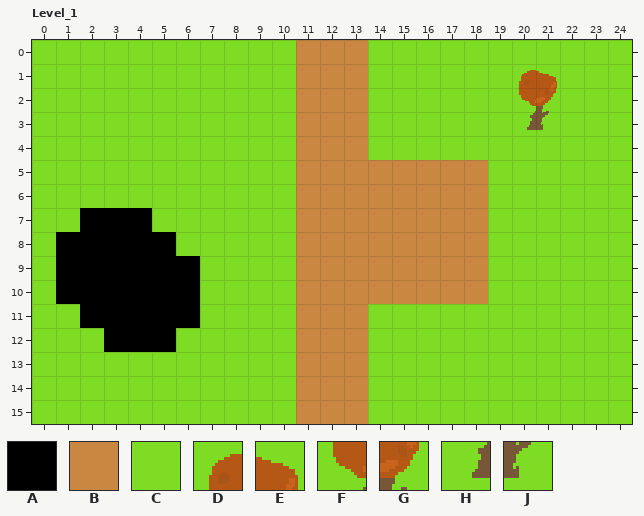
LDtk project -- TopDownGame/assets/TiledMap/map.ldtk. Above, as it was before the edit.
Cells are 16x16 px. Shown: Level_1 x 0..24, y 0..15. The commit also changed other parts of the map, which this record leaves out.
Key: from "Col": A 1 "_"; from "Tiles": B 0, C 1, D 1 under 10, E 1 under 11, F 1 under 15, G 1 under 16, H 1 under 20, J 1 under 21.
_ is an empty cell, # one hidden under a higher layer.
Layer "Tiles" before, first column x 0:
 0 CCCCCCCCCCCBBBCCCCCCCCCCC
 1 CCCCCCCCCCCBBBCCCCCCDECCC
 2 CCCCCCCCCCCBBBCCCCCCFGCCC
 3 CCCCCCCCCCCBBBCCCCCCHJCCC
 4 CCCCCCCCCCCBBBCCCCCCCCCCC
 5 CCCCCCCCCCCBBBBBBBBCCCCCC
 6 CCCCCCCCCCCBBBBBBBBCCCCCC
 7 CC###CCCCCCBBBBBBBBCCCCCC
 8 C#####CCCCCBBBBBBBBCCCCCC
 9 C######CCCCBBBBBBBBCCCCCC
10 C######CCCCBBBBBBBBCCCCCC
11 CC#####CCCCBBBCCCCCCCCCCC
12 CCC###CCCCCBBBCCCCCCCCCCC
13 CCCCCCCCCCCBBBCCCCCCCCCCC
14 CCCCCCCCCCCBBBCCCCCCCCCCC
15 CCCCCCCCCCCBBBCCCCCCCCCCC
Layer "Col" before, first column x 0:
 0 _________________________
 1 _________________________
 2 _________________________
 3 _________________________
 4 _________________________
 5 _________________________
 6 _________________________
 7 __AAA____________________
 8 _AAAAA___________________
 9 _AAAAAA__________________
10 _AAAAAA__________________
11 __AAAAA__________________
12 ___AAA___________________
13 _________________________
14 _________________________
15 _________________________
Now the later version:
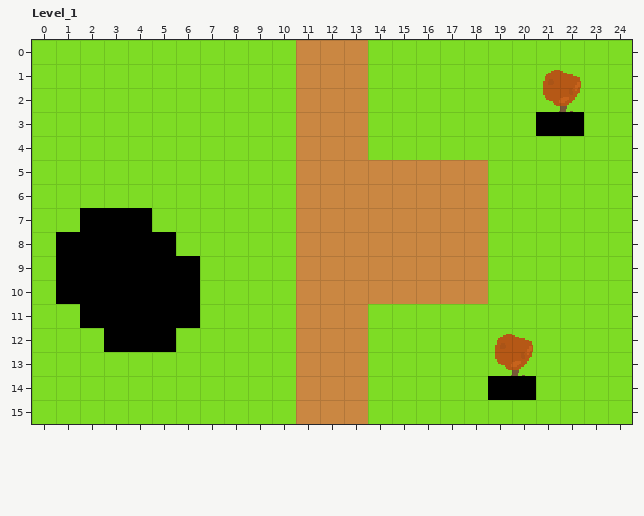
Changes in this commit:
{"where": "layer \"Tiles\""}
{"y":1,"x":20,"old":"DEC","new":"CDE"}
{"y":2,"x":20,"old":"FGC","new":"CFG"}
{"y":3,"x":20,"old":"HJC","new":"C##"}
{"y":12,"x":19,"old":"CC","new":"DE"}
{"y":13,"x":19,"old":"CC","new":"FG"}
{"y":14,"x":19,"old":"CC","new":"##"}
{"where": "layer \"Col\""}
{"y":3,"x":21,"old":"__","new":"AA"}
{"y":14,"x":19,"old":"__","new":"AA"}
